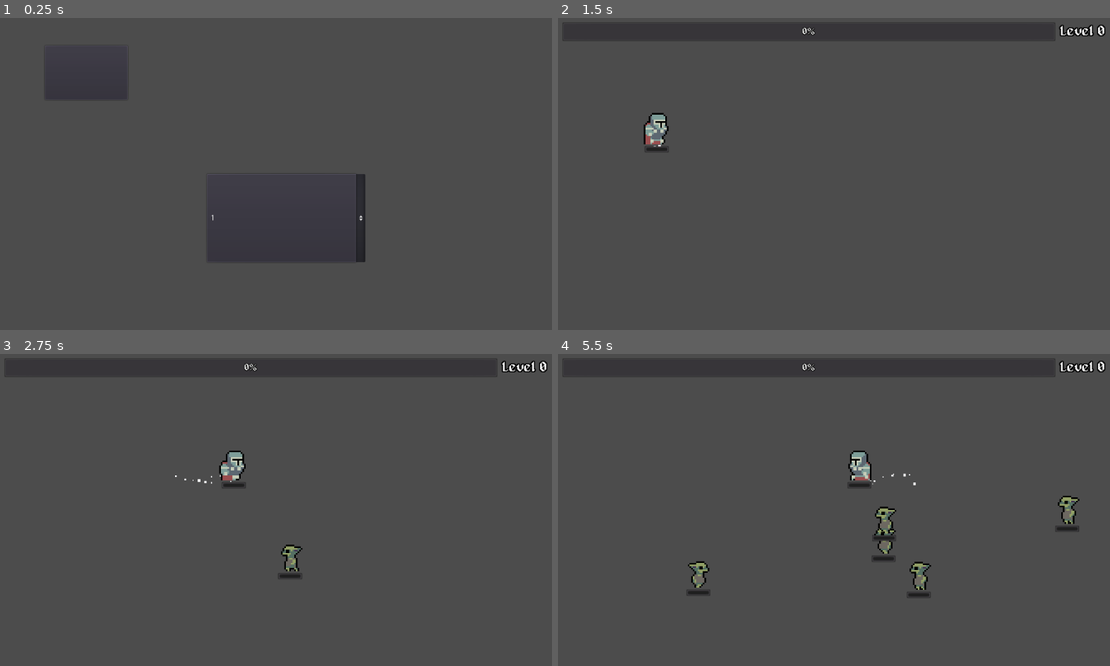
Above: before the commit, frames 1-4 (two rows, left to right).
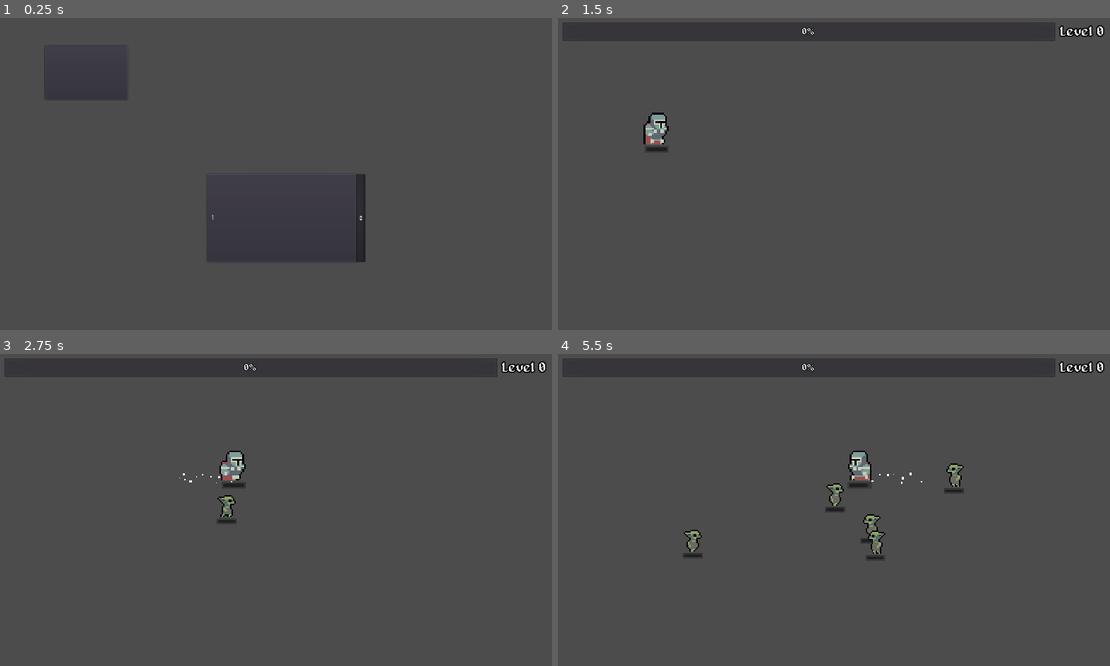
Above: after the commit, the same moments.

Repository: Fleyvera/GoblinHunter
Game: Godot game, scene res://Scenes/Menu.tscn
Same seed, same stepped clock (60 frames per second), same inputs: the game is played once before the commit and once after it. The engine's default icon, where the game draws it, is replaced by a stand-in: a white triangle on a blue panel in a dark square.
Inputs (mouse positions are in pixels of both pictures, inside the frame that each line leads up to):
- Up to frame 1 (0.25 s): no input
- Up to frame 2 (1.5 s): click (646, 74) at 0.5 s; click (834, 276) at 1.25 s
- Up to frame 3 (2.75 s): move the mouse to (402, 500) at 2.02 s; hold D (Right) from 2.03 s (still down); hold Left (p2Left) from 2.03 s (still down); tap Right (p2Right) at 2.3 s
- Up to frame 4 (5.5 s): move the mouse to (723, 534) at 2.77 s; release D (Right) at 2.78 s; release Left (p2Left) at 2.78 s; hold S (Down) 2.78-3.53 s; tap Right (p2Right) at 2.85, 3.8 s; tap Left (p2Left) at 3.05, 4.35 s; move the mouse to (889, 444) at 3.52 s; hold D (Right) 3.53-4.28 s; hold Down (p2Down) 3.53-4.28 s; move the mouse to (806, 584) at 4.27 s; hold W (Up) 4.28-5.03 s; move the mouse to (1005, 566) at 5.02 s; hold A (Left) from 5.03 s (still down); hold Right (p2Right) from 5.03 s (still down)

The runs differ from the first frame. In frame 1, less than 0.1% of the frame differs, in the area x 38-66%, y 63-65%; in frame 2, 0.3%; in frame 3, 0.7%; in frame 4, 2.3%, in the area x 22-100%, y 2-79%.

Commit message:
M.V.P
Upgrade System 80%

Diff:
--- a/Prefabs/CharacterPool.tscn
+++ b/Prefabs/CharacterPool.tscn
@@ -117,7 +117,6 @@
 
 [node name="CPUParticles2D" type="CPUParticles2D" parent="Knight"]
 position = Vector2( 0, 7.2 )
-scale = Vector2( 1, 1 )
 z_index = -2
 amount = 10
 lifetime = 0.3
@@ -157,10 +156,9 @@
 [node name="AnimatedSprite" type="AnimatedSprite" parent="Knight"]
 visible = false
 position = Vector2( 0, -8 )
-scale = Vector2( 1, 1 )
 frames = SubResource( 10 )
 animation = "Walk"
-frame = 2
+frame = 3
 playing = true
 
 [node name="DmgCDTimer" type="Timer" parent="Knight"]
@@ -172,6 +170,8 @@
 anims/Idle = SubResource( 15 )
 anims/RESET = SubResource( 14 )
 
+[node name="Upgrades" type="Node2D" parent="Knight"]
+
 [node name="Knight2" type="KinematicBody2D" parent="."]
 visible = false
 modulate = Color( 1, 0.0509804, 0.541176, 1 )
@@ -184,7 +184,7 @@
 position = Vector2( 0, -8 )
 frames = SubResource( 10 )
 animation = "Walk"
-frame = 2
+frame = 3
 playing = true
 
 [node name="CollisionShape2D" type="CollisionShape2D" parent="Knight2"]
--- a/Prefabs/EnemyPool.tscn
+++ b/Prefabs/EnemyPool.tscn
@@ -11,6 +11,22 @@
 
 [sub_resource type="RectangleShape2D" id=16]
 extents = Vector2( 11.5, 22 )
+
+[sub_resource type="AtlasTexture" id=11]
+atlas = ExtResource( 1 )
+region = Rect2( 0, 32, 32, 32 )
+
+[sub_resource type="AtlasTexture" id=12]
+atlas = ExtResource( 1 )
+region = Rect2( 32, 32, 32, 32 )
+
+[sub_resource type="AtlasTexture" id=13]
+atlas = ExtResource( 1 )
+region = Rect2( 64, 32, 32, 32 )
+
+[sub_resource type="AtlasTexture" id=14]
+atlas = ExtResource( 1 )
+region = Rect2( 96, 32, 32, 32 )
 
 [sub_resource type="AtlasTexture" id=3]
 atlas = ExtResource( 1 )
@@ -44,40 +60,24 @@
 atlas = ExtResource( 1 )
 region = Rect2( 224, 64, 32, 32 )
 
-[sub_resource type="AtlasTexture" id=11]
-atlas = ExtResource( 1 )
-region = Rect2( 0, 32, 32, 32 )
-
-[sub_resource type="AtlasTexture" id=12]
-atlas = ExtResource( 1 )
-region = Rect2( 32, 32, 32, 32 )
-
-[sub_resource type="AtlasTexture" id=13]
-atlas = ExtResource( 1 )
-region = Rect2( 64, 32, 32, 32 )
-
-[sub_resource type="AtlasTexture" id=14]
-atlas = ExtResource( 1 )
-region = Rect2( 96, 32, 32, 32 )
-
 [sub_resource type="SpriteFrames" id=15]
 animations = [ {
+"frames": [ SubResource( 11 ), SubResource( 12 ), SubResource( 13 ), SubResource( 14 ) ],
+"loop": true,
+"name": "Walk",
+"speed": 8.0
+}, {
 "frames": [ SubResource( 3 ), SubResource( 4 ), SubResource( 5 ), SubResource( 6 ), SubResource( 7 ), SubResource( 8 ), SubResource( 9 ), SubResource( 10 ) ],
 "loop": true,
 "name": "Death",
 "speed": 12.0
-}, {
-"frames": [ SubResource( 11 ), SubResource( 12 ), SubResource( 13 ), SubResource( 14 ) ],
-"loop": true,
-"name": "Walk",
-"speed": 8.0
 } ]
 
 [node name="EnemyPool" type="Node2D"]
 script = ExtResource( 3 )
 
 [node name="Goblin" type="KinematicBody2D" parent="."]
-scale = Vector2( 3, 3 )
+scale = Vector2( 2.5, 2.5 )
 collision_layer = 3
 collision_mask = 3
 script = ExtResource( 2 )
@@ -99,7 +99,7 @@
 position = Vector2( 0, -10 )
 frames = SubResource( 15 )
 animation = "Walk"
-frame = 1
+frame = 3
 playing = true
 
 [node name="DeathTimer" type="Timer" parent="Goblin"]
--- /dev/null
+++ b/Prefabs/UpgradePool.tscn
@@ -0,0 +1,84 @@
+[gd_scene load_steps=15 format=2]
+
+[ext_resource path="res://Sprites/Thunder-Sheet.png" type="Texture" id=1]
+[ext_resource path="res://Scripts/Upgrades/ThunderLord.gd" type="Script" id=2]
+[ext_resource path="res://Scripts/UpgradePool.gd" type="Script" id=3]
+
+[sub_resource type="AtlasTexture" id=1]
+atlas = ExtResource( 1 )
+region = Rect2( 0, 0, 32, 32 )
+
+[sub_resource type="AtlasTexture" id=2]
+atlas = ExtResource( 1 )
+region = Rect2( 32, 0, 32, 32 )
+
+[sub_resource type="AtlasTexture" id=3]
+atlas = ExtResource( 1 )
+region = Rect2( 64, 0, 32, 32 )
+
+[sub_resource type="AtlasTexture" id=4]
+atlas = ExtResource( 1 )
+region = Rect2( 96, 0, 32, 32 )
+
+[sub_resource type="AtlasTexture" id=5]
+atlas = ExtResource( 1 )
+region = Rect2( 128, 0, 32, 32 )
+
+[sub_resource type="AtlasTexture" id=6]
+atlas = ExtResource( 1 )
+region = Rect2( 160, 0, 32, 32 )
+
+[sub_resource type="AtlasTexture" id=7]
+atlas = ExtResource( 1 )
+region = Rect2( 192, 0, 32, 32 )
+
+[sub_resource type="AtlasTexture" id=8]
+atlas = ExtResource( 1 )
+region = Rect2( 224, 0, 32, 32 )
+
+[sub_resource type="AtlasTexture" id=9]
+atlas = ExtResource( 1 )
+region = Rect2( 256, 0, 32, 32 )
+
+[sub_resource type="SpriteFrames" id=10]
+animations = [ {
+"frames": [ SubResource( 1 ), SubResource( 2 ), SubResource( 3 ), SubResource( 4 ), SubResource( 5 ), SubResource( 6 ), SubResource( 7 ), SubResource( 8 ), SubResource( 9 ) ],
+"loop": true,
+"name": "Idle",
+"speed": 16.0
+} ]
+
+[sub_resource type="RectangleShape2D" id=11]
+extents = Vector2( 5.75, 2.16667 )
+
+[node name="UpgradePool" type="Node2D"]
+script = ExtResource( 3 )
+
+[node name="ThunderLord" type="Node2D" parent="."]
+scale = Vector2( 0.5, 0.5 )
+script = ExtResource( 2 )
+
+[node name="ThunderSprite" type="AnimatedSprite" parent="ThunderLord"]
+visible = false
+scale = Vector2( 3, 3 )
+frames = SubResource( 10 )
+animation = "Idle"
+playing = true
+
+[node name="Area2D" type="Area2D" parent="ThunderLord" groups=["Weapon"]]
+scale = Vector2( 3, 3 )
+
+[node name="CollisionShape2D" type="CollisionShape2D" parent="ThunderLord/Area2D"]
+position = Vector2( 0.666667, 13.6667 )
+shape = SubResource( 11 )
+disabled = true
+
+[node name="Timer" type="Timer" parent="ThunderLord"]
+autostart = true
+
+[node name="TimerStop" type="Timer" parent="ThunderLord"]
+wait_time = 0.57
+one_shot = true
+
+[connection signal="timeout" from="ThunderLord/Timer" to="ThunderLord" method="_on_Timer_timeout"]
+[connection signal="timeout" from="ThunderLord/TimerStop" to="ThunderLord" method="_on_TimerStop_timeout"]
--- /dev/null
+++ b/Prefabs/UpgradeSelector.tscn
@@ -0,0 +1,77 @@
+[gd_scene load_steps=5 format=2]
+
+[ext_resource path="res://icon.png" type="Texture" id=1]
+[ext_resource path="res://Scripts/UpgradeSelector.gd" type="Script" id=2]
+
+[sub_resource type="RectangleShape2D" id=2]
+
+[sub_resource type="RectangleShape2D" id=1]
+extents = Vector2( 91, 108.5 )
+
+[node name="UpgradeSelector" type="Node2D"]
+pause_mode = 2
+script = ExtResource( 2 )
+
+[node name="CanvasLayer" type="CanvasLayer" parent="."]
+pause_mode = 2
+
+[node name="Mouse" type="Area2D" parent="CanvasLayer"]
+pause_mode = 2
+
+[node name="CollisionShape2D" type="CollisionShape2D" parent="CanvasLayer/Mouse"]
+shape = SubResource( 2 )
+
+[node name="Panel" type="Panel" parent="CanvasLayer"]
+margin_left = 67.0
+margin_top = 47.0
+margin_right = 964.0
+margin_bottom = 541.0
+__meta__ = {
+"_edit_lock_": true
+}
+
+[node name="ConfirmButton" type="Button" parent="CanvasLayer"]
+margin_left = 416.0
+margin_top = 456.0
+margin_right = 620.0
+margin_bottom = 512.0
+
+[node name="Mark" type="Sprite" parent="CanvasLayer"]
+position = Vector2( 214, 281.5 )
+scale = Vector2( 3.25, 3.73437 )
+texture = ExtResource( 1 )
+
+[node name="Up1" type="Node2D" parent="CanvasLayer"]
+pause_mode = 2
+position = Vector2( 214, 283 )
+
+[node name="Up1Area" type="Area2D" parent="CanvasLayer/Up1"]
+pause_mode = 2
+
+[node name="CollisionShape2D" type="CollisionShape2D" parent="CanvasLayer/Up1/Up1Area"]
+shape = SubResource( 1 )
+
+[node name="Up2" type="Node2D" parent="CanvasLayer"]
+pause_mode = 2
+position = Vector2( 515, 283 )
+
+[node name="Up2Area" type="Area2D" parent="CanvasLayer/Up2"]
+pause_mode = 2
+
+[node name="CollisionShape2D" type="CollisionShape2D" parent="CanvasLayer/Up2/Up2Area"]
+shape = SubResource( 1 )
+
+[node name="Up3" type="Node2D" parent="CanvasLayer"]
+pause_mode = 2
+position = Vector2( 842, 283 )
+
+[node name="Up3Area" type="Area2D" parent="CanvasLayer/Up3"]
+pause_mode = 2
+
+[node name="CollisionShape2D" type="CollisionShape2D" parent="CanvasLayer/Up3/Up3Area"]
+shape = SubResource( 1 )
+
+[connection signal="pressed" from="CanvasLayer/ConfirmButton" to="." method="_on_ConfirmButton_pressed"]
+[connection signal="area_entered" from="CanvasLayer/Up1/Up1Area" to="." method="_on_Up1Area_area_entered"]
+[connection signal="area_entered" from="CanvasLayer/Up2/Up2Area" to="." method="_on_Up2Area_area_entered"]
+[connection signal="area_entered" from="CanvasLayer/Up3/Up3Area" to="." method="_on_Up3Area_area_entered"]
--- /dev/null
+++ b/Prefabs/UpgradeSelectorPool.tscn
@@ -0,0 +1,50 @@
+[gd_scene load_steps=6 format=2]
+
+[ext_resource path="res://Scripts/UpgradeSelectorPool.gd" type="Script" id=1]
+[ext_resource path="res://Fonts/alagard.ttf" type="DynamicFontData" id=2]
+[ext_resource path="res://Sprites/Thunder-Sheet.png" type="Texture" id=3]
+[ext_resource path="res://Scripts/Selectors.gd" type="Script" id=4]
+
+[sub_resource type="DynamicFont" id=11]
+outline_size = 2
+outline_color = Color( 0, 0, 0, 1 )
+font_data = ExtResource( 2 )
+
+[node name="UpgradeSelectorPool" type="Node2D"]
+script = ExtResource( 1 )
+
+[node name="ThunderLordSelector" type="Node2D" parent="."]
+scale = Vector2( 3, 3 )
+script = ExtResource( 4 )
+
+[node name="Description" type="Label" parent="ThunderLordSelector"]
+margin_left = -52.3333
+margin_top = 22.3333
+margin_right = 157.667
+margin_bottom = 55.3333
+rect_scale = Vector2( 0.5, 0.5 )
+custom_fonts/font = SubResource( 11 )
+text = "Cast a Thunder arround you
+"
+
+[node name="Title" type="Label" parent="ThunderLordSelector"]
+margin_left = -23.6667
+margin_top = -29.0
+margin_right = 71.3333
+margin_bottom = -14.0
+rect_scale = Vector2( 0.5, 0.5 )
+custom_fonts/font = SubResource( 11 )
+text = "Thunderlord"
+align = 1
+
+[node name="Panel" type="Panel" parent="ThunderLordSelector"]
+margin_left = -20.0
+margin_top = -20.0
+margin_right = 20.0
+margin_bottom = 20.0
+
+[node name="Icon" type="Sprite" parent="ThunderLordSelector/Panel"]
+position = Vector2( 20, 20 )
+texture = ExtResource( 3 )
+region_enabled = true
+region_rect = Rect2( 133.549, 0.854416, 21.0759, 31.3211 )
--- a/Prefabs/XpPool.tscn
+++ b/Prefabs/XpPool.tscn
@@ -1,8 +1,18 @@
-[gd_scene load_steps=5 format=2]
+[gd_scene load_steps=8 format=2]
 
 [ext_resource path="res://Scripts/Xp.gd" type="Script" id=1]
 [ext_resource path="res://Sprites/XpShards.png" type="Texture" id=2]
 [ext_resource path="res://Scripts/XpPool.gd" type="Script" id=3]
+[ext_resource path="res://Sprites/XpPick1.png" type="Texture" id=4]
+[ext_resource path="res://Sprites/XpPick2.png" type="Texture" id=5]
+
+[sub_resource type="SpriteFrames" id=2]
+animations = [ {
+"frames": [ ExtResource( 4 ), ExtResource( 5 ) ],
+"loop": true,
+"name": "Idle",
+"speed": 6.0
+} ]
 
 [sub_resource type="CircleShape2D" id=1]
 radius = 7.28011
@@ -25,6 +35,7 @@
 region_rect = Rect2( 1.72672, 11.5496, 7.33576, 8.57143 )
 
 [node name="Medium" type="Sprite" parent="Xp"]
+visible = false
 scale = Vector2( 2, 2 )
 texture = ExtResource( 2 )
 region_enabled = true
@@ -37,6 +48,14 @@
 region_enabled = true
 region_rect = Rect2( 21.5955, 8.39469, 9.83141, 13.8767 )
 
+[node name="Picked" type="AnimatedSprite" parent="Xp"]
+visible = false
+position = Vector2( 0.334091, -0.479921 )
+scale = Vector2( 1.6, 1.6 )
+frames = SubResource( 2 )
+animation = "Idle"
+playing = true
+
 [node name="Area2D" type="Area2D" parent="Xp" groups=["Xp"]]
 
 [node name="CollisionShape2D" type="CollisionShape2D" parent="Xp/Area2D"]
--- a/Scenes/Game.tscn
+++ b/Scenes/Game.tscn
@@ -8,11 +8,14 @@
 pause_mode = 1
 
 [node name="Character Selector" parent="." instance=ExtResource( 1 )]
+pause_mode = 1
 
 [node name="Players" type="Node2D" parent="."]
+pause_mode = 1
 script = ExtResource( 2 )
 
 [node name="EnemySpawner" type="Node2D" parent="."]
+pause_mode = 1
 script = ExtResource( 4 )
 
 [node name="EnemyTimer" type="Timer" parent="EnemySpawner"]
--- a/Scripts/Knight.gd
+++ b/Scripts/Knight.gd
@@ -85,8 +85,10 @@
 
 	if dir != Vector2():
 		anim = "Walk"
+		$CPUParticles2D.emitting = true
 	else:
 		anim = "Idle"
+		$CPUParticles2D.emitting = false
 	get_node("AnimatedSprite").play(anim)
 
 
--- /dev/null
+++ b/Scripts/Selectors.gd
@@ -0,0 +1,29 @@
+extends Node2D
+
+
+var upPool = preload("res://Prefabs/UpgradePool.tscn")
+
+export var upgrade_num = 0
+
+
+
+func _ready():
+	pass
+
+
+
+#func _process(delta):
+#	pass
+
+
+func UpgradeSpawner():
+
+	var nUpPool = upPool.instance()
+
+	var upgrade = nUpPool.spawnUpgrade(upgrade_num)
+
+#	weapon.scale = Vector2(10 ,10)
+
+	get_parent().get_parent().get_parent().get_parent().get_node("Upgrades").add_child(upgrade)
+
+	pass
--- /dev/null
+++ b/Scripts/UpgradePool.gd
@@ -0,0 +1,5 @@
+extends Node2D
+
+
+func spawnUpgrade(valor):
+	return get_children()[valor].duplicate()
--- /dev/null
+++ b/Scripts/UpgradeSelector.gd
@@ -0,0 +1,153 @@
+extends Node2D
+
+var upSelectorPool = preload("res://Prefabs/UpgradeSelectorPool.tscn")
+
+var upSelecQuantity = 0
+
+var selected = 1
+
+
+func _ready():
+
+	UpgradeSelectorSpawner()
+
+	pass
+
+
+func _process(delta):
+
+	Mouse()
+	MarkPos()
+	SelectByKeyboard()
+
+
+	pass
+
+
+#Selection logic for all inputs, mouse, keyboard and joystick
+func Mouse():
+
+	var mPos = get_global_mouse_position()
+
+	$CanvasLayer/Mouse.global_position = mPos
+
+	pass
+
+
+func MarkPos():
+
+	if selected == 1:
+		$CanvasLayer/Mark.global_position = $CanvasLayer/Up1.global_position
+	if selected == 2:
+		$CanvasLayer/Mark.global_position = $CanvasLayer/Up2.global_position
+	if selected == 3:
+		$CanvasLayer/Mark.global_position = $CanvasLayer/Up3.global_position
+
+
+func _on_Up1Area_area_entered(area):
+
+	if area.name == "Mouse":
+		selected = 1
+
+	pass # Replace with function body.
+
+
+func _on_Up2Area_area_entered(area):
+
+	if area.name == "Mouse":
+		selected = 2
+
+
+	pass # Replace with function body.
+
+
+func _on_Up3Area_area_entered(area):
+
+	if area.name == "Mouse":
+		selected = 3
+
+
+	pass # Replace with function body.
+
+
+func SelectByKeyboard():
+
+	if Input.is_action_just_pressed("Right") or Input.is_action_just_pressed("p2Right"):
+		if selected == 1:
+			selected = 2
+		elif selected == 2:
+			selected = 3
+
+
+	if Input.is_action_just_pressed("Left") or Input.is_action_just_pressed("p2Left"):
+		if selected == 3:
+			selected = 2
+		elif selected == 2:
+			selected = 1
+
+func UpgradeSelectorSpawner():
+
+	randomize()
+
+	var rng = RandomNumberGenerator.new()
+
+	var nUpSelectorPool = upSelectorPool.instance()
+
+
+	#Sorteia primeiro UPGRADE
+	var upgradesSelector_num = rng.randi_range(0 , upSelecQuantity)
+
+	var Up1 = upgradesSelector_num
+
+	var upgradeSelector = nUpSelectorPool.spawnUpgradeSelector(Up1)
+
+	get_node("CanvasLayer/Up1").add_child(upgradeSelector)
+
+	#Sorteia segundo UPGRADE
+	upgradesSelector_num = rng.randi_range(0 , upSelecQuantity)
+
+	var Up2 = upgradesSelector_num
+
+#	if Up2 == Up1:
+#		Up2+=1
+
+
+	upgradeSelector = nUpSelectorPool.spawnUpgradeSelector(Up2)
+
+	get_node("CanvasLayer/Up2").add_child(upgradeSelector)
+
+	#Sorteia terceiro UPGRADE
+	upgradesSelector_num = rng.randi_range(0 , upSelecQuantity)
+
+	var Up3 = upgradesSelector_num
+
+#	if Up3 == Up1 or Up3 == Up1:
+#		Up3+=1
+#	if Up3 == Up1 or Up3 == Up1:
+#		Up3+=1
+
+	upgradeSelector = nUpSelectorPool.spawnUpgradeSelector(Up3)
+
+	get_node("CanvasLayer/Up3").add_child(upgradeSelector)
+
+	pass
+
+
+
+
+func _on_ConfirmButton_pressed():
+
+	if selected == 1:
+		$CanvasLayer/Up1.get_child(1).UpgradeSpawner()
+		get_tree().paused = false
+		queue_free()
+	if selected == 2:
+		$CanvasLayer/Up2.get_child(1).UpgradeSpawner()
+		get_tree().paused = false
+		queue_free()
+	if selected == 3:
+		$CanvasLayer/Up3.get_child(1).UpgradeSpawner()
+		get_tree().paused = false
+		queue_free()
+
+	pass
--- /dev/null
+++ b/Scripts/UpgradeSelectorPool.gd
@@ -0,0 +1,10 @@
+extends Node2D
+
+
+
+func spawnUpgradeSelector(valor):
+	return get_children()[valor].duplicate()
+
+
+func spawnRandomUpgradeSelector():
+	return get_children()[rand_range(0 , get_children().size()) ].duplicate()
--- /dev/null
+++ b/Scripts/Upgrades/ThunderLord.gd
@@ -0,0 +1,54 @@
+extends Node2D
+
+var damage = 20
+
+onready var player = get_parent().get_parent()
+
+var pos = Vector2()
+
+
+func _ready():
+
+
+
+	pass
+
+
+
+func _process(delta):
+
+	global_position = pos
+
+	pass
+
+
+func _on_Timer_timeout():
+
+
+	randomize()
+
+	var spawnThunderPos = Vector2(rand_range(player.global_position.x - 150 , player.global_position.x + 150) , rand_range(player.global_position.y - 200 , player.global_position.y + 80))
+
+#	pos = spawnThunderPos
+
+	$Area2D.global_position = spawnThunderPos
+	$ThunderSprite.global_position = Vector2($Area2D.global_position.x , $Area2D.global_position.y + 0)
+
+	$ThunderSprite.frame = 0
+	$ThunderSprite.show()
+	$ThunderSprite.play()
+	$TimerStop.start()
+	$Area2D/CollisionShape2D.set_deferred("disabled" , false)
+
+	pass
+
+
+func _on_TimerStop_timeout():
+
+	$ThunderSprite.hide()
+	$ThunderSprite.frame = 0
+	$ThunderSprite.stop()
+	$Area2D/CollisionShape2D.set_deferred("disabled" , true)
+
+
+	pass
--- a/Scripts/Xp.gd
+++ b/Scripts/Xp.gd
@@ -89,6 +89,13 @@
 	if isFollowing:
 		set_deferred("mode" , 3)
 
+		$Little.hide()
+		$Medium.hide()
+		$Big.hide()
+		$Picked.show()
+
+
+
 		if Global.players == 1:
 
 			playerPos = players.get_child(0).position
@@ -111,12 +118,15 @@
 
 
 
+
 		var dir = (playerPos - position).normalized()
 
 		speed += 10
 
 		var move = dir.normalized() * speed * delta
 
+		$Picked.look_at(playerPos)
+
 		position += move
 
 
--- a/Scripts/XpSystem.gd
+++ b/Scripts/XpSystem.gd
@@ -6,13 +6,25 @@
 
 var inGame = false
 
-func _ready():
+
+var upgradeSelector = preload("res://Prefabs/UpgradeSelector.tscn")
 
 
 
 
+
+func _ready():
 	pass
 
+
+func UpgradeSelection():
+
+	var nUpgradeSelector = upgradeSelector.instance()
+
+	get_parent().add_child(nUpgradeSelector)
+
+	get_tree().paused = true
+	pass
 
 
 func _process(delta):
@@ -62,7 +74,7 @@
 
 		level += 1
 		xp = 0
-
+		UpgradeSelection()
 
 	pass
 
--- a/project.godot
+++ b/project.godot
@@ -17,6 +17,11 @@
 [autoload]
 
 Global="*res://Scripts/Global.gd"
+
+[display]
+
+window/stretch/mode="2d"
+window/stretch/aspect="keep"
 
 [input]
 
Binary file added: Sprites/Thunder-Sheet.png
Not shown, added: Sprites/Thunder-Sheet.png.import
Binary file added: Sprites/XpPick1.png
Not shown, added: Sprites/XpPick1.png.import
Binary file added: Sprites/XpPick2.png
Not shown, added: Sprites/XpPick2.png.import
Binary file changed: Sprites/XpShards.png
Not shown, added: export_presets.cfg
